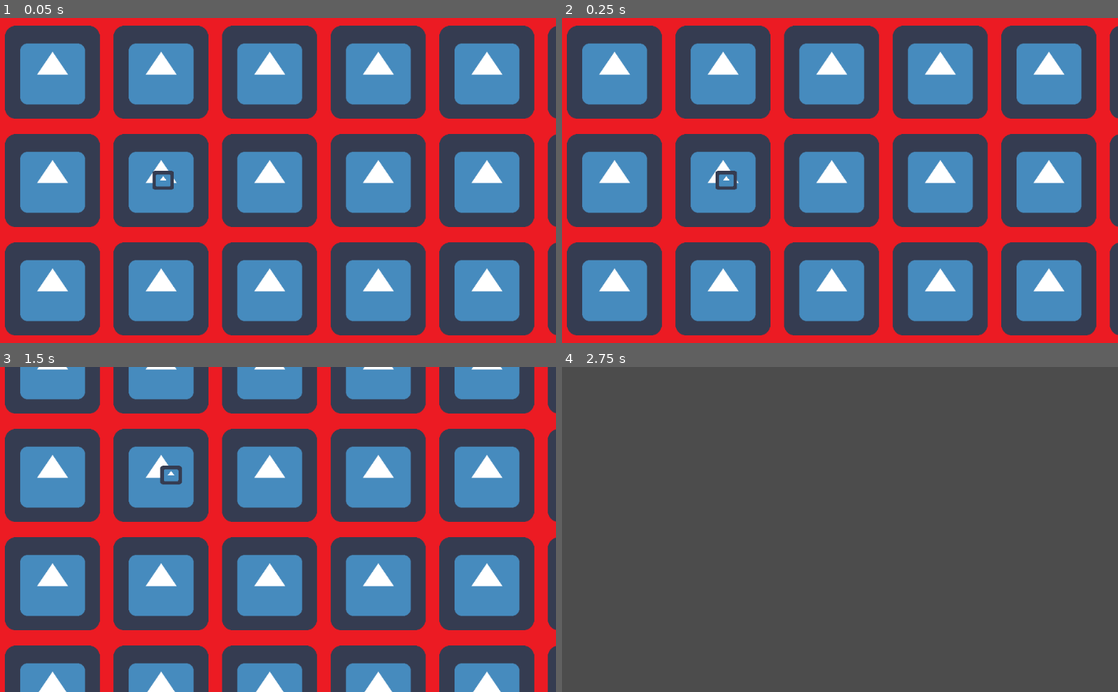
Above: before the commit, frames 1-4 (two rows, left to right).
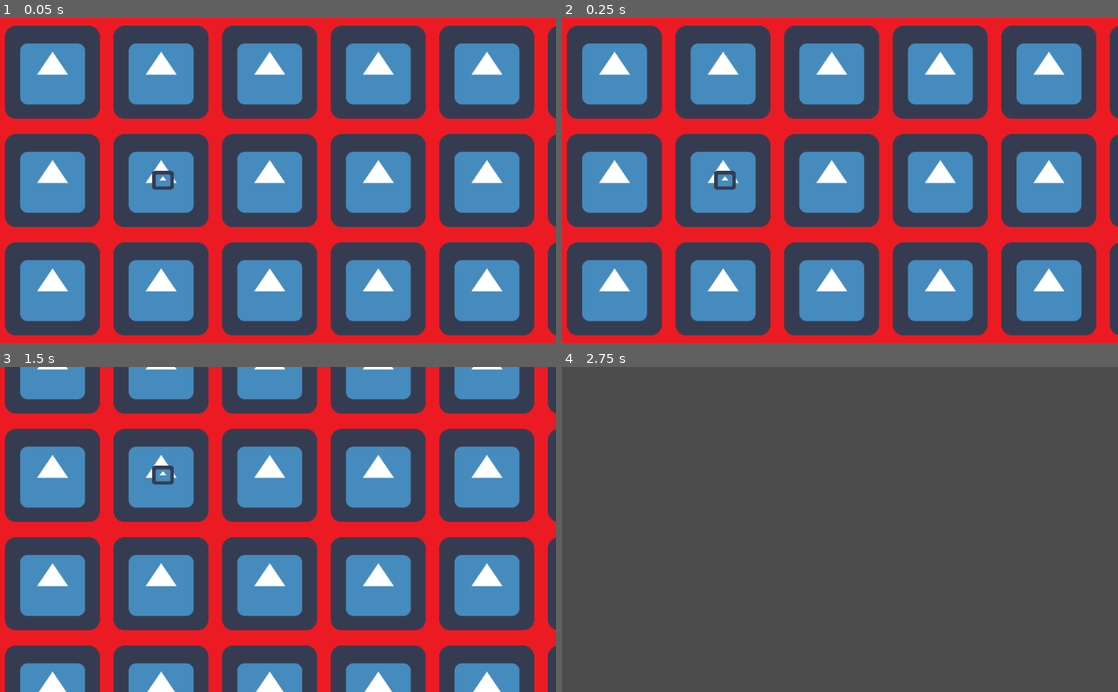
Above: after the commit, the same moments.

Repository: SeanKuehl/ProjectDraconia
Game: Godot game, scene res://Game/Scenes/World/World.tscn
The game is run twice, just before and just after one commit, with the same random seed, the same clock (stepped at 60 frames per second) and the same inputs. The engine's default icon, where the game draws it, is replaced by a stand-in: a white triangle on a blue panel in a dark square.
Inputs (mouse positions are in pixels of both pictures, inside the frame that each line leads up to):
- Up to frame 1 (0.05 s): no input
- Up to frame 2 (0.25 s): no input
- Up to frame 3 (1.5 s): move the mouse to (400, 513) at 0.52 s; click (400, 513) at 0.6 s; tap Enter at 1.25 s; move the mouse to (166, 545) at 1.27 s; tap S (CAM_DOWN) at 1.35 s
- Up to frame 4 (2.75 s): click (728, 545) at 1.55 s; move the mouse to (895, 458) at 2.02 s; hold A (CAM_LEFT) from 2.03 s (still down); click (895, 458) at 2.3 s

The runs differ from the first frame. In frame 1, less than 0.1% of the frame differs, in the area x 27-32%, y 47-53%; in frame 2, less than 0.1%; in frame 3, 0.2%, in the area x 27-33%, y 30-37%; in frame 4, nothing differs.

Commit message:
worked on some multiplayer code and made it so that tiles now revert back to original border color after unit move stuff

Diff:
--- /dev/null
+++ b/Game/Scenes/MultiplayerController/Root.tscn
@@ -0,0 +1,6 @@
+[gd_scene load_steps=2 format=2]
+
+[ext_resource path="res://Game/Scripts/MultiplayerController/Root.gd" type="Script" id=1]
+
+[node name="Root" type="Node2D"]
+script = ExtResource( 1 )
--- a/Game/Scripts/Globals/PlayerGlobals.gd
+++ b/Game/Scripts/Globals/PlayerGlobals.gd
@@ -1 +1,13 @@
 extends Node
+
+
+var selectingUnit = false
+
+
+
+
+func GetSelectingUnit():
+	return selectingUnit
+
+func SetSelectingUnit(newVal):
+	selectingUnit = newVal
--- /dev/null
+++ b/Game/Scripts/MultiplayerController/Root.gd
@@ -0,0 +1,13 @@
+extends Node2D
+
+
+
+func _ready():
+
+	#Server.Init()
+	#Client.Init()
+	print_tree_pretty()
+
+#rpc the func from the node that owns it, that fixed my problem
+#remote executes only on client, there are others that execute on server and client,
+#rpc is needed to execute remote etc. funcs because of network security stuff
--- /dev/null
+++ b/Game/Scripts/MultiplayerTesting/Client.gd
@@ -0,0 +1,100 @@
+extends Node
+
+const PORT = 27015
+
+var client : NetworkedMultiplayerENet
+var my_id : int = -1
+var me_created : bool = false
+
+#onready var message = $ui/message
+#onready var world = $world
+#
+#onready var player_scn = preload("res://scenes/player/player.tscn")
+#onready var puppet_scn = preload("res://scenes/player/puppet.tscn")
+
+#original code from
+#https://github.com/blockspacer/Godot-3.2-Multiplayer-FPS
+
+func Init():
+	get_tree().connect("network_peer_connected", self, "_player_connected")
+	get_tree().connect("network_peer_disconnected", self, "_player_disconnected")
+	get_tree().connect("connected_to_server", self, "_on_connected_to_server")
+	get_tree().connect("connection_failed", self, "_on_connection_failed")
+#	get_tree().connect("server_disconnected", self, "_on_server_disconnected")
+#	$ui/button.connect("pressed", self, "_on_connect_pressed")
+
+	create_map()
+	client = NetworkedMultiplayerENet.new()
+
+	client.create_client("127.0.0.1", PORT)
+	get_tree().network_peer = client
+
+func _on_connection_failed():
+#	display_message("Connection failed!")
+	get_tree().set_network_peer(null)
+
+func _on_connected_to_server():
+	print_tree_pretty()
+	print("I as a client connected")
+
+#	my_id = get_tree().get_network_unique_id()
+#	display_message("Connection established. Your id is " + str(my_id))
+#
+#	# Player
+#	var player = player_scn.instance()
+#	player.set_name(str(my_id))
+#	world.get_node("players").add_child(player)
+#	player.get_node("head/camera").current = true
+#	me_created = true
+
+func _on_server_disconnected():
+	pass
+#	display_message("Server disconnected.")
+
+func _player_connected(id):
+	print_tree_pretty()
+	print("player "+str(id)+" connected")
+
+
+	var game = preload("res://Game/Scenes/World/World.tscn").instance()
+	game.set_network_master(get_tree().get_network_unique_id())
+	#player1.set_name(str(get_tree().get_network_unique_id()))
+	#player1.set_network_master(get_tree().get_network_unique_id())
+	get_tree().get_root().add_child(game)
+	#Globals.player2id = id
+	#var game = preload("res://Game/Scenes/World/World.tscn").instance()
+
+	#get_tree().get_root().add_child(game)
+#	if me_created:
+#		var player = puppet_scn.instance()
+#		player.set_name(str(id))
+#		world.get_node("players").add_child(player)
+
+
+#func _player_disconnected(id):
+#	for n in world.get_node("players").get_children():
+#		if int(n.name) == id:
+#			world.get_node("players").remove_child(n)
+#			n.queue_free()
+
+#func _on_connect_pressed():
+#	$ui/button.visible = false
+#	display_message("Connecting...")
+#	var ip = "localhost"
+#	if !ip.is_valid_ip_address():
+#		display_message("IP is invalid!")
+#	client.create_client(ip, PORT)
+#	get_tree().set_network_peer(client)
+
+func create_map():
+	# Map
+#	var map = load("scenes/map.tscn").instance()
+#	world.add_child(map)
+	pass
+
+#func display_message(text : String):
+#	$ui/message.visible = true
+#	$ui/message.text = text
+#	yield(get_tree().create_timer(5), "timeout")
+#	$ui/message.visible = false
+#	$ui/message.text = ""
--- /dev/null
+++ b/Game/Scripts/MultiplayerTesting/Server.gd
@@ -0,0 +1,58 @@
+extends Node
+
+const PORT = 27015
+const MAX_PLAYERS = 32
+
+onready var message = $ui/message
+onready var world = $world
+
+var spawn_points = []
+
+#original code from
+#https://github.com/blockspacer/Godot-3.2-Multiplayer-FPS
+
+
+func Init():
+	var server = NetworkedMultiplayerENet.new()
+	server.create_server(PORT, MAX_PLAYERS)
+	get_tree().set_network_peer(server)
+
+	get_tree().connect("network_peer_connected", self, "_client_connected")
+	get_tree().connect("network_peer_disconnected", self, "_client_disconnected")
+
+	create_map()
+
+func _client_connected(id):
+#	message.text = "Client " + str(id) + " connected."
+#	var player = load("res://scenes/player/player.tscn").instance()
+#	player.set_name(str(id))
+#	world.get_node("players").add_child(player)
+#	player.global_transform.origin = spawn_points[randi() % spawn_points.size()].global_transform.origin
+	print("player "+str(id)+" connected")
+
+	#Globals.player2id = id
+	var game = preload("res://Game/Scenes/World/World.tscn").instance()
+	game.set_network_master(get_tree().get_network_unique_id())
+	get_tree().get_root().add_child(game)
+	#rpc_id(1...) will call the server, since server is always id 1
+	#get_tree().get_root().get_node(str(id)).TestFunction()
+	#get_tree().get_root().get_node("World").Fake()
+	game.rpc("Fake")
+	print_tree_pretty()
+	#rpc_id(id,"TestFunction")
+	#hide()
+
+
+func _client_disconnected(id):
+#	message.text = "Client " + str(id) + " disconnected."
+#	for p in world.get_node("players").get_children():
+#		if int(p.name) == id:
+#			world.get_node("players").remove_child(p)
+#			p.queue_free()
+	print("player "+str(id)+" disconnected")
+
+func create_map():
+	pass
+#	var map = load("res://scenes/map.tscn").instance()
+#	world.add_child(map)
+#	spawn_points = map.get_node("spawn_points").get_children()
--- a/Game/Scripts/TileStuff/Tile/Tile.gd
+++ b/Game/Scripts/TileStuff/Tile/Tile.gd
@@ -17,7 +17,10 @@
 var locked = false	#if it's water for instance, don't overwrite it
 
 var tileImageDirectory = "res://Game/Assets/Images/TIleImages/"
+var tileBorderImageDirectory = "res://Game/Assets/Images/TileBorderColors/"
 var tileImageDictionary = {"water": tileImageDirectory+"icon.png", "land": tileImageDirectory+"land.png", "trees": tileImageDirectory+"trees.png"}	#will have images for "water", "grass" etc.
+
+var defaultBorderColor = tileBorderImageDirectory+"Red"+".png"
 
 func _ready():
 	$Tile.texture = load(tileImageDictionary["water"])
@@ -88,6 +91,14 @@
 func SetImage(image):
 	$Tile.texture = load(tileImageDictionary[image])
 
+func SetBorderImage(image):
+	texture = load(tileBorderImageDirectory+image+".png")
+
+
+
+func RestoreLastBorderImage():
+	texture = load(defaultBorderColor)
+
 func SetTerrain(newElevation, newFeature):
 	#some features will lock it, they cannot be changed once assigned like water
 	if locked:
@@ -125,5 +136,11 @@
 		#tile by tile to reach the other position
 		var xDiff = secondPosition.x - 	firstPosition.x
 		var yDiff = secondPosition.y - firstPosition.y
+		print(xDiff, yDiff)
 
 		storedUnit.Move(xDiff, yDiff, tileSize, spaceBetweenTiles)
+
+
+func DisplayUnitInformation():
+	if typeof(storedUnit) == TYPE_OBJECT:
+		storedUnit.ShowMyStuff()
--- a/Game/Scripts/TileStuff/TileGrid/TileGrid.gd
+++ b/Game/Scripts/TileStuff/TileGrid/TileGrid.gd
@@ -13,6 +13,8 @@
 var tileSize = 200
 
 var tileGrid = []
+
+var currentSelectedTilePosition = []
 
 
 var rng = RandomNumberGenerator.new()
@@ -56,8 +58,17 @@
 		var xTiles = stepify((mouseX / (tileSize + spaceBetweenTiles)), 1)	#stepify I believe rounds to the nearest 1
 		var yTiles = stepify((mouseY / (tileSize + spaceBetweenTiles)), 1)
 
-		if tileGrid[yTiles][xTiles].CheckIfCoordinatesWithinBounds(mousePos):
-			print(tileGrid[yTiles][xTiles].CheckIfCoordinatesWithinUnitBounds(mousePos))
+		if tileGrid[yTiles][xTiles].CheckIfCoordinatesWithinBounds(mousePos) and PlayerGlobals.GetSelectingUnit() == false:
+			if tileGrid[yTiles][xTiles].CheckIfCoordinatesWithinUnitBounds(mousePos):
+				PlayerGlobals.SetSelectingUnit(true)
+				currentSelectedTilePosition = [int(yTiles), int(xTiles)]
+				tileGrid[yTiles][xTiles].DisplayUnitInformation()
+				#tell the tile to let the unit do it's selected stuff
+				#like show it's movement on surrounding tiles and display it's info
+
+		elif tileGrid[yTiles][xTiles].CheckIfCoordinatesWithinBounds(mousePos) and PlayerGlobals.GetSelectingUnit() == true:
+			MoveUnitToPos(Vector2(currentSelectedTilePosition[0],currentSelectedTilePosition[1]), Vector2(xTiles, yTiles))
+
 			#the above works! Could be expanded to buildings as well by the same idea
 			#next step: when unit clicked on, show where it can move based on movement range, maybe tileGrid does this and not unit
 			#display pop up of tile
@@ -337,6 +348,10 @@
 #unit should be a unit class or a derivative
 #unitPosition should be a vector2
 func AddUnitToGrid(unit, unitPosition):
+
+	unit.connect("DisplayUnitStuff", self, "DisplayUnitInformationOnTileGrid")
+	unit.connect("ReachedDestination", self, "RemoveUnitInformationFromTileGrid")
+
 	if CoordinateWithinGridBounds(unitPosition):
 		tileGrid[unitPosition.y][unitPosition.x].AddUnitToTile(unit)
 
@@ -346,3 +361,17 @@
 	if CoordinateWithinGridBounds(firstPosition) and CoordinateWithinGridBounds(secondPosition):
 
 		tileGrid[firstPosition.y][firstPosition.x].MoveUnitToPos(firstPosition, secondPosition, tileSize, spaceBetweenTiles)
+
+func DisplayUnitInformationOnTileGrid(movePos):
+
+	for coordinate in movePos:
+		tileGrid[currentSelectedTilePosition[0]+coordinate[1]][currentSelectedTilePosition[1]+coordinate[0]].SetBorderImage("Yellow")
+
+	#var placeYouCanMove = Vector2(int(currentSelectedTilePosition[0])+movePos[0], int(currentSelectedTilePosition[1])+movePos[1])
+	#tileGrid[placeYouCanMove.y][placeYouCanMove.x].SetBorderImage("Yellow")
+	#print(message)
+
+func RemoveUnitInformationFromTileGrid(movePos):
+
+	for coordinate in movePos:
+		tileGrid[currentSelectedTilePosition[0]+coordinate[1]][currentSelectedTilePosition[1]+coordinate[0]].RestoreLastBorderImage()
--- a/Game/Scripts/UnitStuff/UnitClass/UnitClass.gd
+++ b/Game/Scripts/UnitStuff/UnitClass/UnitClass.gd
@@ -2,7 +2,7 @@
 
 
 onready var unitImagesDirectory = "res://Game/Assets/Images/UnitImages/"
-onready var image = $Sprite
+
 
 var unitPhysicalSize = 40 #this would have to change if unit size ever changed
 
@@ -19,10 +19,11 @@
 var movementDiff = []
 var movementSteps = []
 var movementStepIndex = 0
+var movementGrid = []
 
 
-
-
+signal DisplayUnitStuff(message)
+signal ReachedDestination(message)
 
 func CheckIfCoordinatesWithinBounds(coordinates):
 	#tiles are uniform size
@@ -50,6 +51,12 @@
 
 
 
+func ShowMyStuff():
+	#make list of positions you can move to, from the perspective of
+	#this unit's current position
+	#ex. [1,1] is the current pos +1x and +1y
+	movementGrid = [[-1,-1], [-1,0], [-1,1], [-1,0], [1,-1], [1,0], [1,1], [0,1], [0,-1]]
+	emit_signal("DisplayUnitStuff", movementGrid)
 #export (int) var speed = 1200
 #export (int) var jump_speed = -1800
 #export (int) var gravity = 4000
@@ -115,6 +122,7 @@
 
 	var currentPosition = global_position
 
+	print(xDiff, yDiff)
 
 	while abs(xDiff) > 0 or abs(yDiff) > 0:
 		if abs(xDiff) > abs(yDiff):
@@ -148,3 +156,5 @@
 
 
 	moving = true
+	#it's started moving, remove visual movement grid
+	emit_signal("ReachedDestination", movementGrid)
--- a/Game/Scripts/World/World.gd
+++ b/Game/Scripts/World/World.gd
@@ -4,7 +4,8 @@
 
 func _ready():
 
-
+	#Server.Init()
+	#Client.Init()
 
 	$TileGrid.Init(10)
 
@@ -12,4 +13,10 @@
 	add_child(newUnit)
 	var positionOfUnit = Vector2(1,1)
 	$TileGrid.AddUnitToGrid(newUnit, positionOfUnit)
-	$TileGrid.MoveUnitToPos(positionOfUnit, Vector2(8,6))
+	#$TileGrid.MoveUnitToPos(positionOfUnit, Vector2(8,6))
+
+func TestFunction():
+	print("this worked, just so you know")
+
+remote func Fake():
+	get_tree().get_root().get_node("World").TestFunction()
--- a/project.godot
+++ b/project.godot
@@ -22,6 +22,8 @@
 [autoload]
 
 PlayerGlobals="*res://Game/Scripts/Globals/PlayerGlobals.gd"
+Client="*res://Game/Scripts/MultiplayerTesting/Client.gd"
+Server="*res://Game/Scripts/MultiplayerTesting/Server.gd"
 
 [input]
 
Not shown, changed: .mono/metadata/ide_messaging_meta.txt
